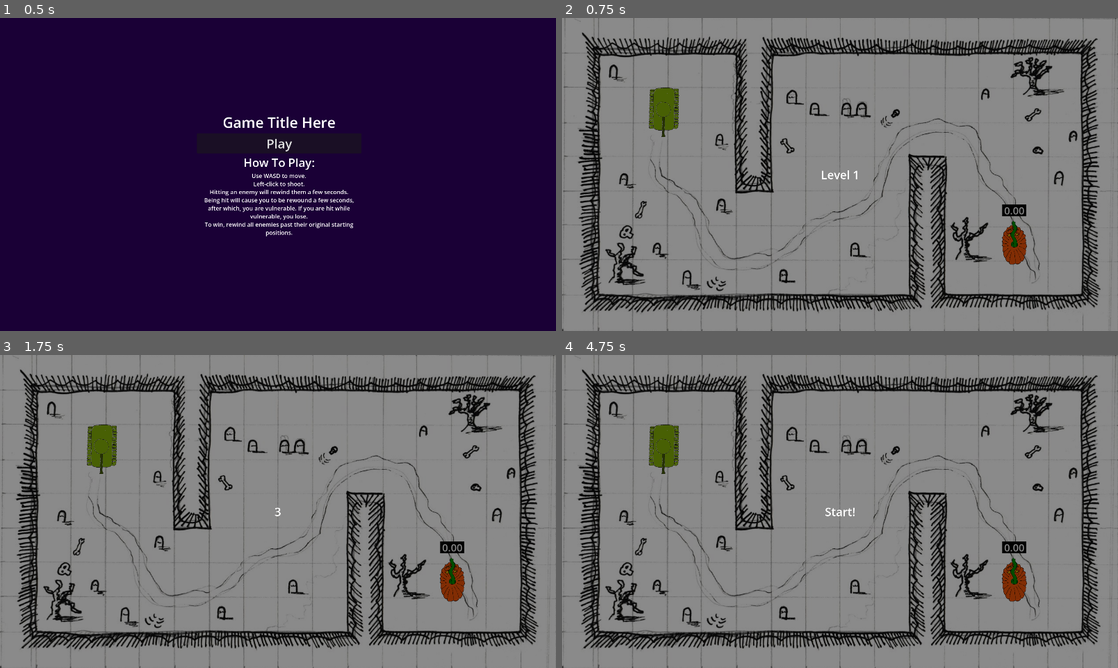
Above: before the commit, frames 1-4 (two rows, left to right).
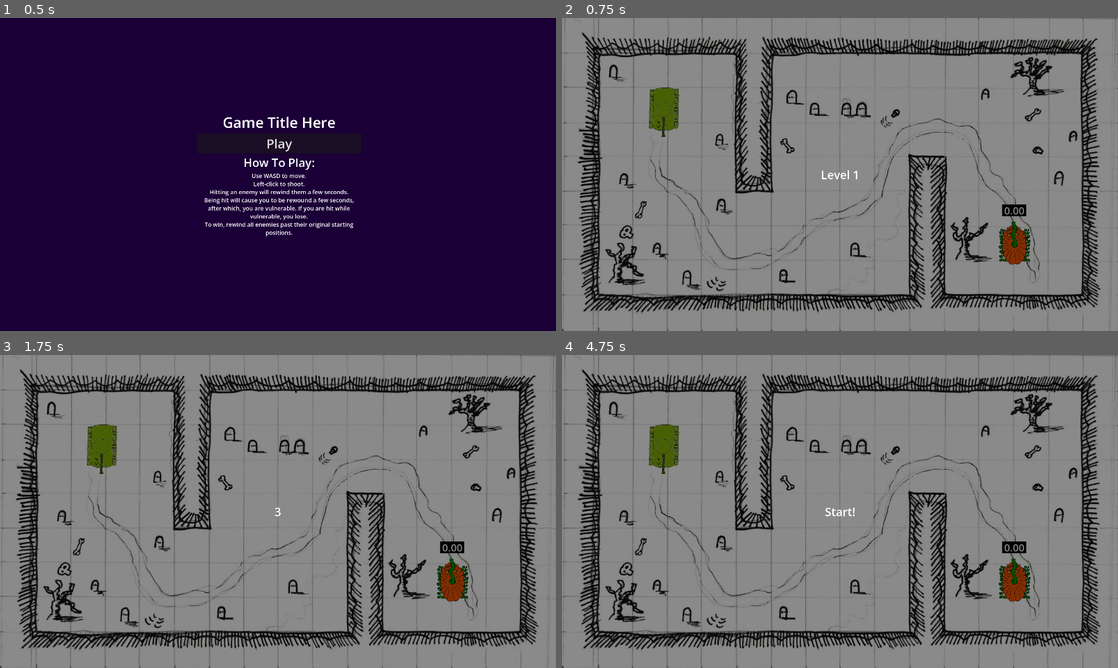
Above: after the commit, the same moments.

Repository: AugWii/GMTK-Game-Jam-Project
Game: Godot game, scene res://scenes/main.tscn
The game is run twice, just before and just after one commit, with the same random seed, the same clock (stepped at 60 frames per second) and the same inputs. The engine's default icon, where the game draws it, is replaced by a stand-in: a white triangle on a blue panel in a dark square.
Inputs (mouse positions are in pixels of both pictures, inside the frame that each line leads up to):
- Up to frame 1 (0.5 s): no input
- Up to frame 2 (0.75 s): click "Play" at 0.5 s
- Up to frame 3 (1.75 s): tap Enter at 1.25 s; move the mouse to (400, 495) at 1.27 s; press the mouse at (400, 495) at 1.28 s; hold D (turn_right) from 1.28 s (still down)
- Up to frame 4 (4.75 s): tap Space at 2, 3.5 s; move the mouse to (728, 527) at 2.02 s; release D (turn_right) at 2.03 s; release the mouse at (728, 527) at 2.03 s; hold S (move_backward) 2.03-2.78 s; click (728, 527) at 2.1 s; tap Enter at 2.75, 4.25 s; move the mouse to (895, 442) at 2.77 s; press the mouse at (895, 442) at 2.78 s; hold D (turn_right) 2.78-3.53 s; move the mouse to (812, 574) at 3.52 s; release the mouse at (812, 574) at 3.53 s; hold W (move_forward) 3.53-4.28 s; click (812, 574) at 3.6 s; move the mouse to (1006, 558) at 4.27 s; press the mouse at (1006, 558) at 4.28 s; hold A (turn_left) from 4.28 s (still down)

Frame 1 is identical in both runs. In frame 2, 0.1% of the frame differs, in the area x 17-85%, y 32-78%; in frame 3, 0.1%; in frame 4, 0.1%.

Commit message:
Animations

Diff:
--- a/scenes/skeletank.tscn
+++ b/scenes/skeletank.tscn
@@ -64,6 +64,7 @@
 marker_container = NodePath("MarkerContainer")
 
 [node name="Body" type="Sprite2D" parent="." unique_id=250922839]
+z_index = 1
 material = SubResource("ShaderMaterial_c5lux")
 scale = Vector2(0.22256857, 0.2225686)
 texture = ExtResource("5_m2lfp")
@@ -83,6 +84,7 @@
 sprite_frames = SubResource("SpriteFrames_hsood")
 
 [node name="Cannon" type="Sprite2D" parent="." unique_id=130140803]
+z_index = 1
 material = SubResource("ShaderMaterial_ve544")
 scale = Vector2(0.20204403, 0.20204401)
 texture = ExtResource("6_b7fci")
--- a/scenes/tank_o_lantern.tscn
+++ b/scenes/tank_o_lantern.tscn
@@ -64,6 +64,7 @@
 marker_container = NodePath("MarkerContainer")
 
 [node name="Body" type="Sprite2D" parent="." unique_id=250922839]
+z_index = 1
 material = SubResource("ShaderMaterial_c5lux")
 scale = Vector2(-0.17186457, -0.17186455)
 texture = ExtResource("8_0u7hu")
@@ -83,6 +84,7 @@
 sprite_frames = SubResource("SpriteFrames_yxpkh")
 
 [node name="Cannon" type="Sprite2D" parent="." unique_id=130140803]
+z_index = 1
 material = SubResource("ShaderMaterial_ve544")
 scale = Vector2(-0.13327456, -0.13327456)
 texture = ExtResource("9_erq5s")
--- a/scripts/basic_enemy.gd
+++ b/scripts/basic_enemy.gd
@@ -46,6 +46,18 @@
 func _ready() -> void:
 	$Body.material.set_shader_parameter("is_invincible", false)
 	cannon_sprite.material.set_shader_parameter("is_invincible", false)
+
+func _process(_delta) -> void:
+	if moving_dir != 0:
+		$"Body/Left Tread".play()
+		$"Body/Right Tread".play()
+	elif turning == -1:
+		$"Body/Left Tread".play()
+	elif turning == 1:
+		$"Body/Right Tread".play()
+	else:
+		$"Body/Left Tread".pause()
+		$"Body/Right Tread".pause()
 
 func _physics_process(_delta: float) -> void:
 	$CountdownLabel/Label.text = str(rewind_pos.size() * rewind_timer.wait_time)
Binary file changed: Tank Body.png
